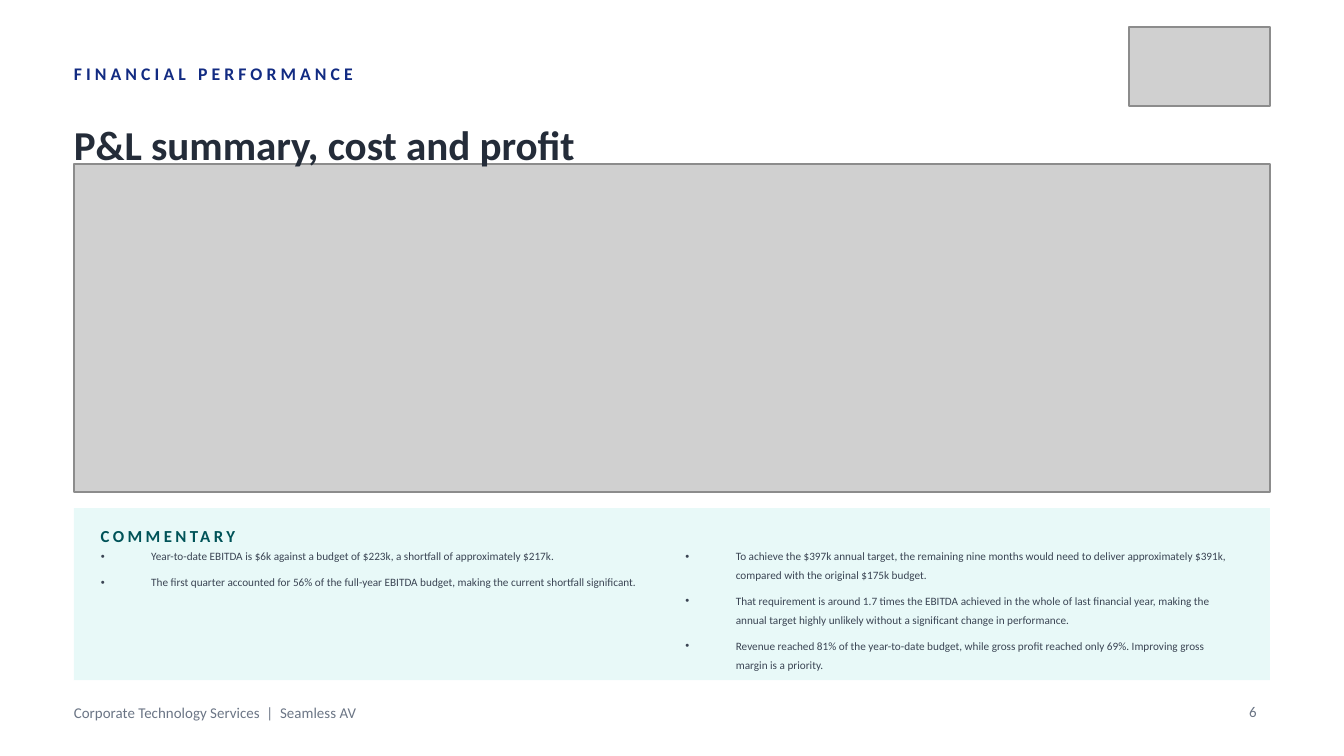
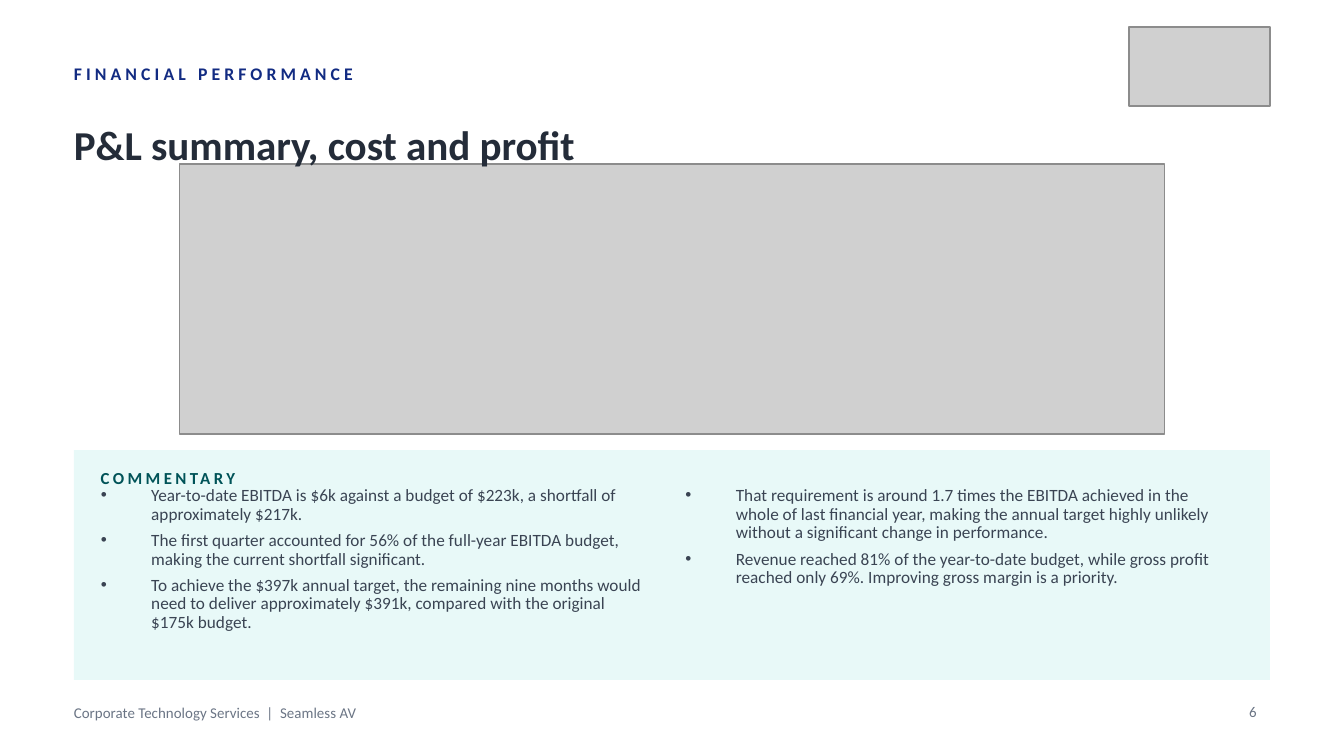
Before and after one commit to WesleyNelson-O33/Claude, a slide deck: slide 6 of deck/CTS Monthly Business Review - 30092026.pptx. Drawn at 1344x756 pixels with LibreOffice and Linux fonts; fonts in the diff are those of the drawing; grey boxes stand for pictures. Boxes give left, top, right and bottom in pixels: in the first picture for what was removed or moved away, otherwise in the second. Text is boxed around its words. In the diff, an @@ line names an element or a change of style, - is before the commit and + after.

```diff
--- a/deck/CTS Monthly Business Review - 30092026.pptx
+++ b/deck/CTS Monthly Business Review - 30092026.pptx
@@ picture resized from (x1=74, y1=164, x2=1270, y2=492) to (x1=180, y1=164, x2=1165, y2=434) @@
@@ rectangle resized from (x1=74, y1=508, x2=1270, y2=680) to (x1=74, y1=450, x2=1270, y2=680) @@
@@ text "COMMENTARY" moved from (x1=101, y1=519, x2=504, y2=552) to (x1=101, y1=461, x2=504, y2=495) @@
@@ text "Year-to-date EBITDA is $6k against ..." moved from (x1=151, y1=552, x2=636, y2=588) to (x1=151, y1=489, x2=640, y2=631) @@
@@ text at (x1=151, y1=489, x2=619, y2=568): size 6 to 9.2 pt in "Year-to-date EBITDA is $6k against a budget ...", "The first quarter accounted for 56% of ..." @@
@@ text "That requirement is around 1.7 ..." moved from (x1=736, y1=552, x2=1226, y2=671) to (x1=736, y1=489, x2=1209, y2=586) @@
@@ text "That requirement is around 1.7 ..." at (x1=736, y1=489, x2=1209, y2=586): size 6 to 9.2 pt @@
@@ text at (x1=736, y1=552, x2=1226, y2=581): paragraph removed @@
-• To achieve the $397k annual target, the remaining nine months would need to deliver approximately $391k, compared with the original $175k budget.
@@ text at (x1=151, y1=579, x2=640, y2=631): paragraph added @@
+• To achieve the $397k annual target, the remaining nine months would need to deliver approximately $391k, compared with the original $175k budget.
```
Also in this commit, not shown: 20 other slides changed, 1 other file.
